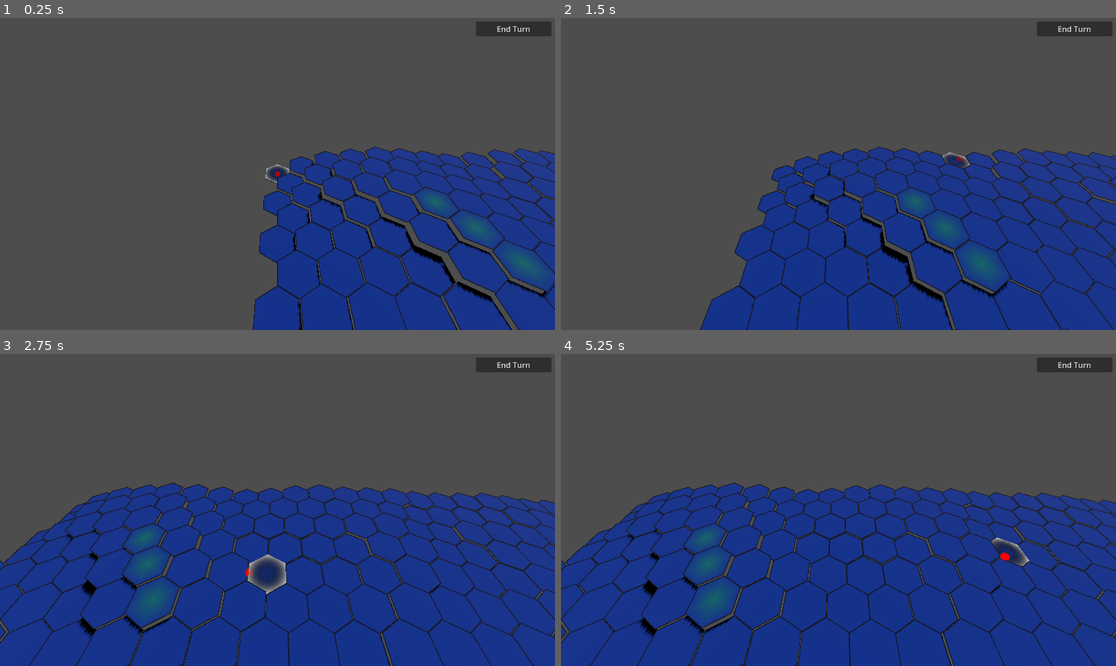
Above: before the commit, frames 1-4 (two rows, left to right).
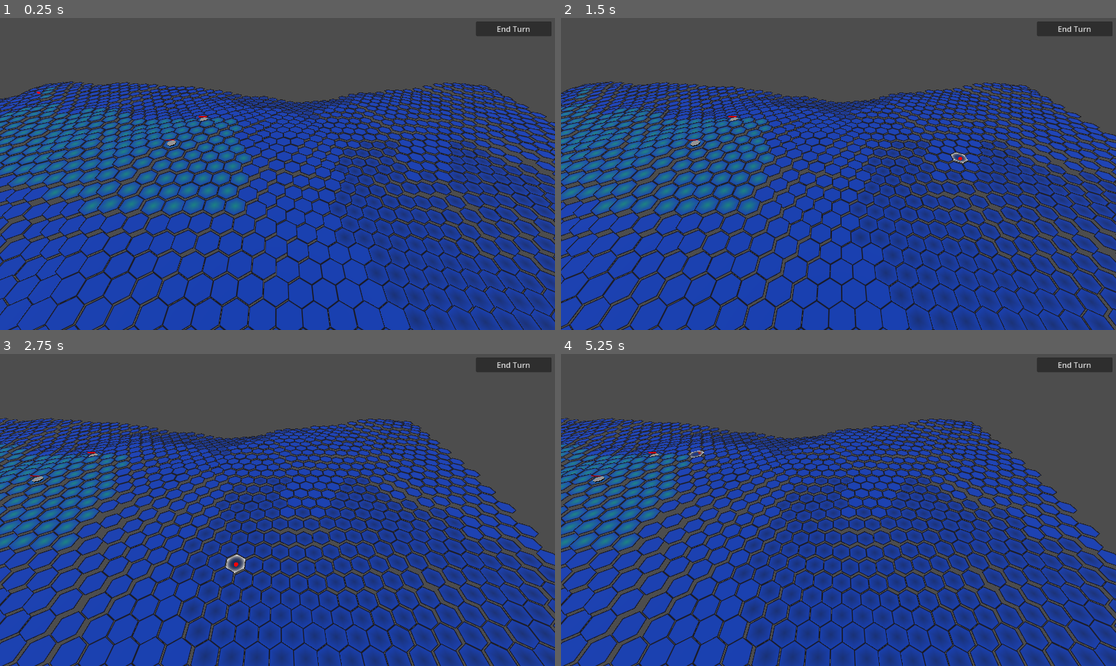
Above: after the commit, the same moments.

Repository: MogOfWar/LancerGame
Game: Godot game, scene res://main.tscn
The game is run twice, just before and just after one commit, with the same random seed, the same clock (stepped at 60 frames per second) and the same inputs.
Inputs (mouse positions are in pixels of both pictures, inside the frame that each line leads up to):
- Up to frame 1 (0.25 s): no input
- Up to frame 2 (1.5 s): click "End Turn" at 0.5 s; tap Enter at 1.25 s; move the mouse to (960, 158) at 1.27 s; hold Right (ui_right) from 1.28 s (still down); click (960, 158) at 1.42 s
- Up to frame 3 (2.75 s): release Right (ui_right) at 2 s; drag from (166, 525) to (249, 572) at 2.02 s
- Up to frame 4 (5.25 s): tap Space at 2.75 s; move the mouse to (894, 441) at 2.77 s; hold Right (ui_right) 2.78-3.5 s; drag from (810, 572) to (672, 463) at 3.52 s; tap Enter at 4.25 s; move the mouse to (1005, 556) at 4.27 s; hold Left (ui_left) 4.28-5 s; drag from (672, 463) to (755, 432) at 5.02 s

The runs differ from the first frame. In frame 1, 62% of the frame differs, in the area x 0-100%, y 20-100%; in frame 2, 59%; in frame 3, 51%; in frame 4, 51%.

Commit message:
Resturcture level scene to be more decuoupled

Diff:
--- /dev/null
+++ b/client_level.gd
@@ -0,0 +1,12 @@
+extends Node
+
+
+# Called when the node enters the scene tree for the first time.
+func _ready() -> void:
+	%GameBoard.initalize()
+	pass # Replace with function body.
+
+
+# Called every frame. 'delta' is the elapsed time since the previous frame.
+func _process(delta: float) -> void:
+	pass
--- /dev/null
+++ b/client_level.tscn
@@ -0,0 +1,43 @@
+[gd_scene format=3 uid="uid://b7f8wfvkrnor0"]
+
+[ext_resource type="Script" uid="uid://du1kocyr7nwjp" path="res://client_level.gd" id="1_4drit"]
+[ext_resource type="PackedScene" uid="uid://bj7p0riw1yf1s" path="res://game_board.tscn" id="1_dmbbd"]
+[ext_resource type="PackedScene" uid="uid://c3n0x4jc5wkom" path="res://terrian.tscn" id="2_xx6f5"]
+[ext_resource type="PackedScene" uid="uid://cslh42hrrs0mv" path="res://tactical_overlay.tscn" id="2_xymuu"]
+[ext_resource type="PackedScene" uid="uid://cx8cib5gkp3ij" path="res://camera_pivot.tscn" id="2_ysdrd"]
+[ext_resource type="PackedScene" uid="uid://due6g0ko08p51" path="res://hud.tscn" id="5_fa1qs"]
+[ext_resource type="PackedScene" uid="uid://bfrl0khn7468q" path="res://ui_manager.tscn" id="6_4drit"]
+[ext_resource type="PackedScene" uid="uid://bpmkawp4exddv" path="res://input_manager.tscn" id="7_fa1qs"]
+
+[node name="Level" type="Node" unique_id=420519130]
+script = ExtResource("1_4drit")
+
+[node name="Logic" type="Node" parent="." unique_id=971196223]
+
+[node name="GameBoard" parent="Logic" unique_id=1003491304 node_paths=PackedStringArray("terrain") instance=ExtResource("1_dmbbd")]
+unique_name_in_owner = true
+terrain = NodePath("../../Visuals/Terrian")
+
+[node name="Visuals" type="Node3D" parent="." unique_id=1671634100]
+
+[node name="TacticalOverlay" parent="Visuals" unique_id=2134454702 instance=ExtResource("2_xymuu")]
+
+[node name="CameraPivot" parent="Visuals" unique_id=1886546349 instance=ExtResource("2_ysdrd")]
+transform = Transform3D(1, 0, 0, 0, 1, 0, 0, 0, 1, 46, 6, 28.137)
+
+[node name="Terrian" parent="Visuals" unique_id=852825957 instance=ExtResource("2_xx6f5")]
+grid_width = 50
+grid_height = 50
+
+[node name="DirectionalLight3D" type="DirectionalLight3D" parent="Visuals" unique_id=537285467]
+transform = Transform3D(1, 0, 0, 0, -0.25881913, 0.96592593, 0, -0.96592593, -0.25881913, 54, 33, -3)
+
+[node name="UI" type="Node" parent="." unique_id=1234916430]
+
+[node name="HUD" parent="UI" unique_id=1124325718 instance=ExtResource("5_fa1qs")]
+
+[node name="UI_Manager" parent="UI" unique_id=1476479355 instance=ExtResource("6_4drit")]
+
+[node name="Input" type="Node" parent="." unique_id=890294974]
+
+[node name="InputManager" parent="Input" unique_id=240328072 instance=ExtResource("7_fa1qs")]
--- a/game_board.gd
+++ b/game_board.gd
@@ -16,10 +16,9 @@
 
 const UnitScene = preload("res://unit.tscn")
 
-@onready var terrain: TerrainGrid = $TerrainGrid
+@export var terrain: TerrainGrid = null
 @onready var grid_width = terrain.grid_width
 @onready var grid_height = terrain.grid_height
-@export var camera_controller: CameraPivot
 var floating_text_scene_ = preload("res://floating_text.tscn")
 var num_players: int = 2
 
@@ -75,6 +74,12 @@
 		affected_hexes = HexUtils.get_hexes_in_custom_cone(origin_hex, center_hex, target_state.get_radius(), 60)
 	return affected_hexes
 
+func initalize():
+	var a = add_unit(16, 10, mech_types_["Everest"])
+	var b = add_unit(13, 14, mech_types_["Everest"])
+	var ass_rifle = load("res://assualt_rifle.tres")
+	a.add_weapon(ass_rifle, MechChassis.MountType.HEAVY)
+
 # Called when the node enters the scene tree for the first time.
 func _ready() -> void:
 	SignalBus.end_turn.connect(_on_end_turn)
@@ -84,10 +89,7 @@
 	SignalBus.unit_move_button_pressed.connect(_on_move_button_pressed)
 
 	load_unit_types()
-	var a = add_unit(16, 10, mech_types_["Everest"])
-	var b = add_unit(13, 14, mech_types_["Everest"])
-	var ass_rifle = load("res://assualt_rifle.tres")
-	a.add_weapon(ass_rifle, MechChassis.MountType.HEAVY)
+
 
 func _on_hex_hovered(hovered_hex: Vector2i) -> void:
 	# If off-map or not targeting, clear all highlights
--- a/game_board.tscn
+++ b/game_board.tscn
@@ -1,15 +1,6 @@
 [gd_scene format=3 uid="uid://bj7p0riw1yf1s"]
 
 [ext_resource type="Script" uid="uid://e6dvvmrhrn8o" path="res://game_board.gd" id="1_i37i2"]
-[ext_resource type="PackedScene" uid="uid://c3n0x4jc5wkom" path="res://terrian.tscn" id="1_xrvgy"]
-[ext_resource type="PackedScene" uid="uid://cslh42hrrs0mv" path="res://grid_selector.tscn" id="3_17g6i"]
 
 [node name="GameBoard" type="Node3D" unique_id=1003491304]
 script = ExtResource("1_i37i2")
-
-[node name="TerrainGrid" parent="." unique_id=852825957 instance=ExtResource("1_xrvgy")]
-grid_width = 50
-grid_height = 50
-
-[node name="GridSelector" parent="." unique_id=2134454702 node_paths=PackedStringArray("terrain_grid") instance=ExtResource("3_17g6i")]
-terrain_grid = NodePath("../TerrainGrid")
--- a/main.tscn
+++ b/main.tscn
@@ -1,29 +1,7 @@
 [gd_scene format=3 uid="uid://2wap0283yk0r"]
 
-[ext_resource type="PackedScene" uid="uid://bj7p0riw1yf1s" path="res://game_board.tscn" id="1_1bvp3"]
-[ext_resource type="PackedScene" uid="uid://cx8cib5gkp3ij" path="res://camera_pivot.tscn" id="2_0xm2m"]
-[ext_resource type="PackedScene" uid="uid://bfrl0khn7468q" path="res://ui_manager.tscn" id="4_1bvp3"]
-[ext_resource type="PackedScene" uid="uid://bpmkawp4exddv" path="res://input_manager.tscn" id="5_7mycd"]
-[ext_resource type="PackedScene" uid="uid://due6g0ko08p51" path="res://hud.tscn" id="5_lquwl"]
+[ext_resource type="PackedScene" uid="uid://b7f8wfvkrnor0" path="res://client_level.tscn" id="1_ig7tw"]
 
 [node name="Main" type="Node" unique_id=106247582]
 
-[node name="UI" type="Node" parent="." unique_id=1637612958]
-
-[node name="HUD" parent="UI" unique_id=1124325718 instance=ExtResource("5_lquwl")]
-layer = 2
-
-[node name="UI_Manager" parent="UI" unique_id=1476479355 instance=ExtResource("4_1bvp3")]
-
-[node name="World3D" type="Node3D" parent="." unique_id=354764008]
-
-[node name="DirectionalLight3D" type="DirectionalLight3D" parent="World3D" unique_id=296550313]
-transform = Transform3D(0.70710665, 0.6063506, 0.36378455, 0.3535536, -0.7487184, 0.5607323, 0.6123725, -0.2678802, -0.7438011, 17.94648, 27.627613, -6.9796066)
-shadow_enabled = true
-
-[node name="GameBoard" parent="World3D" unique_id=1003491304 node_paths=PackedStringArray("camera_controller") instance=ExtResource("1_1bvp3")]
-camera_controller = NodePath("../CameraPivot")
-
-[node name="CameraPivot" parent="World3D" unique_id=1886546349 instance=ExtResource("2_0xm2m")]
-
-[node name="InputManager" parent="." unique_id=240328072 instance=ExtResource("5_7mycd")]
+[node name="Level" parent="." unique_id=420519130 instance=ExtResource("1_ig7tw")]
Not shown, added: client_level.gd.uid
